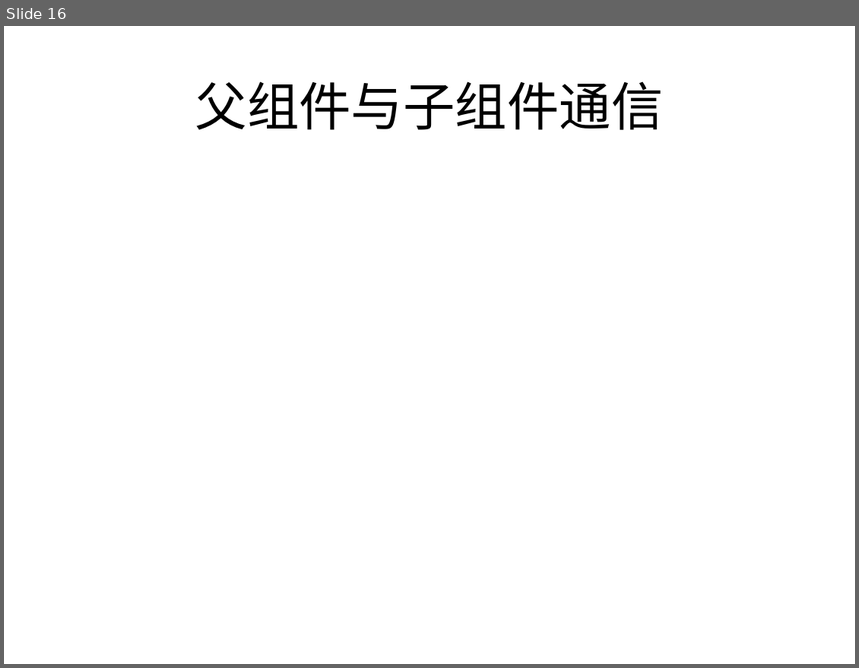
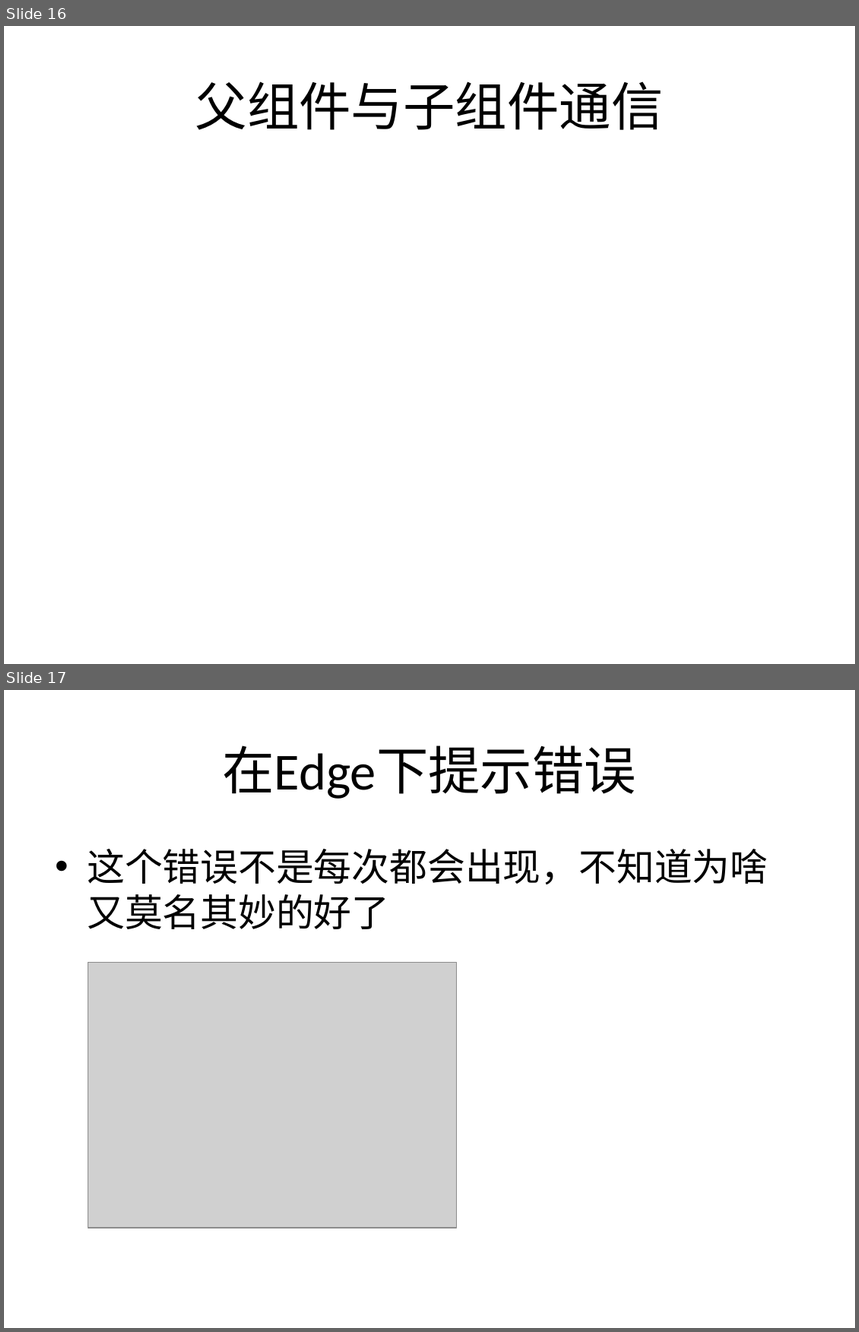
Before and after one commit to jasonLiu001/ng-study-ppt-files, a slide deck: files/Angular2.pptx. Shown one above the other, each under a label of ours: slide 16 before the commit, slides 16 and 17 after it. The pictures are 859x668 and 859x1332 pixels, drawn with LibreOffice and Linux fonts; fonts in the diff are those of the drawing; grey boxes stand for pictures. Boxes give left, top, right and bottom in pixels: in the first picture for what was removed or moved away, otherwise in the second. Text is boxed around its words. In the diff, an @@ line names an element or a change of style, - is before the commit and + after.

```diff
--- a/files/Angular2.pptx
+++ b/files/Angular2.pptx
@@ slide 17 added at (4,690,855,1328), background #FFFFFF @@
@@ title added at (222,745,636,799), 44 pt, text #000000 @@
+在Edge下提示错误
@@ text added at (87,849,768,929), 32 pt, text #000000 @@
+• 这个错误不是每次都会出现，不知道为啥又莫名其妙的好了
@@ picture added at (88,962,456,1228) @@
```
Also in this commit, not shown: 23 other slides changed, 1 other slide added.
